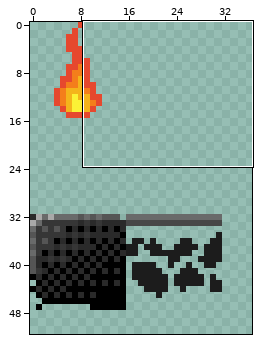
Pixel-art file, stored at Assets/Spritesheets/tileset.aseprite. The first picture is a wide view before the edit; the outline marks the close-up.
Close-up. First the earlier version:
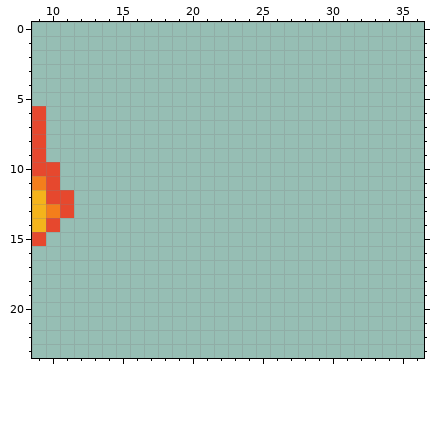
160x160 pixels, 1 frame. Colours within 5 levels of each other are drawn and written as one. Shown: x 9..36, y 0..23. The wide view leaves out empty margins.
After the commit:
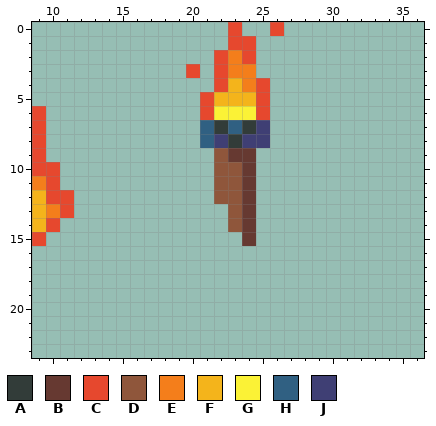
Palette (. is transparent): A #323c39  B #663931  C #e6482e  D #8f563b  E #f47e1b  F #f4b41b  G #fbf236  H #306082  J #3f3f74
What changed:
y 0: x 23 . -> C; x 26 . -> C
y 1: x 23..24 .. -> CC
y 2: x 22..24 ... -> CEC
y 3: x 20 . -> C; x 22..24 ... -> CEE
y 4: x 22..25 .... -> CFEC
y 5: x 21..25 ..... -> CFFFC
y 6: x 21..25 ..... -> CGGGC
y 7: x 21..25 ..... -> HAHAJ
y 8: x 21..25 ..... -> HJAJJ
y 9: x 22..24 ... -> DBB
y 10..12: x 22..24 ... -> DDB
y 13..14: x 23..24 .. -> DB
y 15: x 24 . -> B
Changed places in both close-ups, as pixel boxes (x1, y1, x2, y2):
added: (186, 22, 284, 246)
